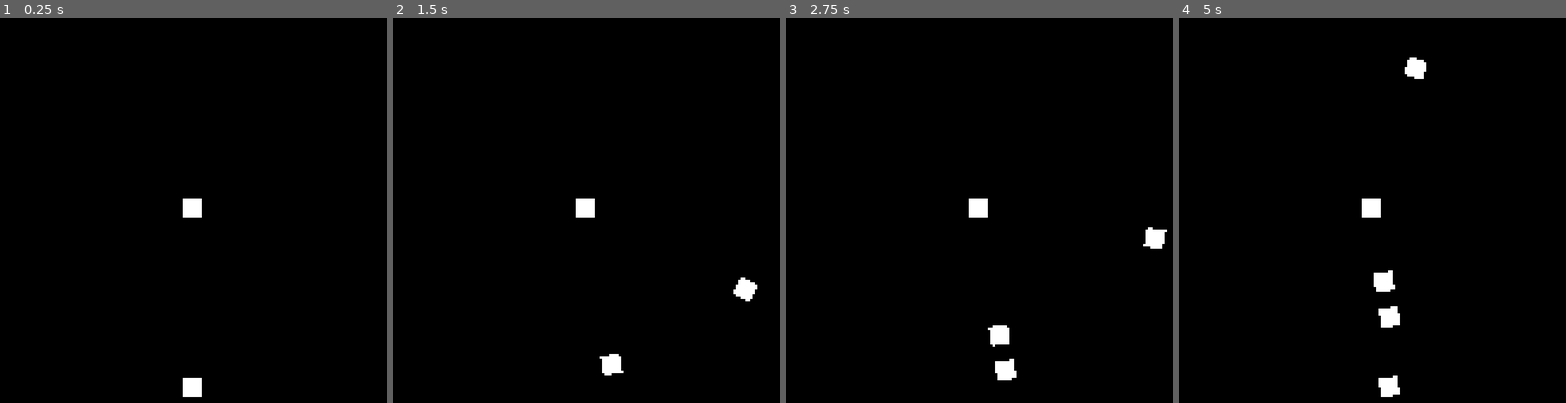
Above: before the commit, frames 1-4 (left to right).
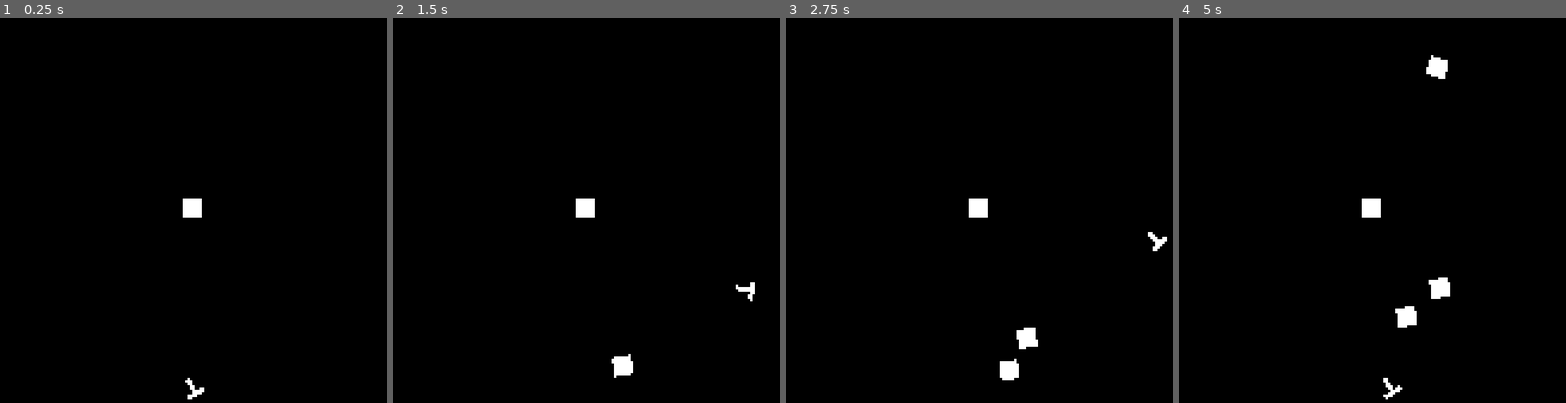
Above: after the commit, the same moments.

Repository: leogeier/amalgamage
Game: Godot game, scene res://scenes/Arena/Arena.tscn
The game is run twice, just before and just after one commit, with the same random seed, the same clock (stepped at 60 frames per second) and the same inputs.
Inputs (mouse positions are in pixels of both pictures, inside the frame that each line leads up to):
- Up to frame 1 (0.25 s): no input
- Up to frame 2 (1.5 s): tap Enter at 0.5 s; move the mouse to (690, 183) at 0.52 s; hold Right (ui_right) 0.53-1.28 s; tap Space (shoot) at 0.6, 1.35 s; move the mouse to (489, 233) at 1.27 s; hold Left (ui_left) from 1.28 s (still down)
- Up to frame 3 (2.75 s): move the mouse to (1025, 102) at 2.02 s; release Left (ui_left) at 2.03 s; hold Right (ui_right) from 2.03 s (still down); tap Space (shoot) at 2.1 s
- Up to frame 4 (5 s): move the mouse to (1349, 302) at 2.77 s; tap Space (shoot) at 2.85, 3.6, 4.35 s; move the mouse to (1515, 279) at 3.52 s; release Right (ui_right) at 3.53 s; hold Left (ui_left) from 3.53 s (still down); move the mouse to (1229, 137) at 4.27 s

The runs differ from the first frame. In frame 1, 0.2% of the frame differs, in the area x 47-53%, y 93-100%; in frame 2, 0.5%; in frame 3, 0.8%; in frame 4, 1.6%, in the area x 50-71%, y 9-100%.

Commit message:
shoot in any dir

Diff:
--- a/ld-46/scenes/Shooter/Shooter.gd
+++ b/ld-46/scenes/Shooter/Shooter.gd
@@ -47,10 +47,11 @@
 	var shooter_pos = \
 		Vector2(sin(cur_rot) * radius, cos(cur_rot) * radius)
 
+	sprite.look_at(get_global_mouse_position())
 	sprite.position = shooter_pos
-	sprite.rotation = -cur_rot
 
 	if spawn_block:
 		var pos = position + shooter_pos
-		var dir = -shooter_pos.normalized()
+		var shooter_rot = sprite.rotation
+		var dir = Vector2(1,0).rotated(shooter_rot)
 		arena.spawn_block(pos, dir, -cur_rot)
--- a/ld-46/scenes/Shooter/Shooter.tscn
+++ b/ld-46/scenes/Shooter/Shooter.tscn
@@ -1,10 +1,13 @@
 [gd_scene load_steps=3 format=2]
 
-[ext_resource path="res://scenes/BlockSprite/block.png" type="Texture" id=1]
+[ext_resource path="res://scenes/Shooter/shooter.png" type="Texture" id=1]
 [ext_resource path="res://scenes/Shooter/Shooter.gd" type="Script" id=2]
 
 [node name="Shooter" type="Node2D"]
 script = ExtResource( 2 )
 
-[node name="Sprite" type="Sprite" parent="."]
+[node name="Sprite" type="Node2D" parent="."]
+
+[node name="ActualSprite" type="Sprite" parent="Sprite"]
+rotation = 1.5708
 texture = ExtResource( 1 )
Binary file added: ld-46/scenes/Shooter/shooter.png
Not shown, added: ld-46/scenes/Shooter/shooter.png.import
Binary file changed: ld-46/scenes/other resources/splash.png
Not shown, added: assets/shooter.psd
Not shown, added: assets/splash.psd
